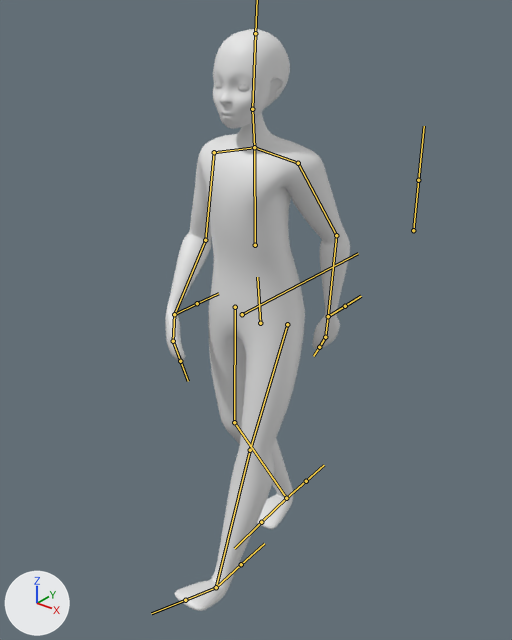
An edit to the FBX model Assets/Models/Mateys/standard human.fbx, drawn before and after from the same camera.
The view is the same before and after, from a 50 mm lens placed at (1.131, -1.354, 1.716), pointed at (-0.002, 0.063, 0.837). Every picture has the same lights, and +X, +Y and +Z are marked at lower left. Both versions are drawn at frame 1 of the action 'Armature|Walk'; the numbers are the values there. The bones that bend it are drawn over the model as lines.

Names of what the first picture shows: 'body', 'ears', 'eyes', 'retopology'.
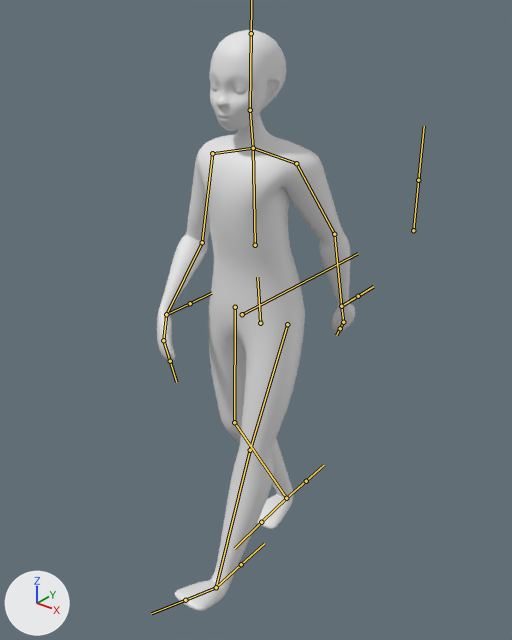
The change in detail:
Bone 'chest' (bone_chest) turns from (6, 0, -1) to (8, 0, -1) degrees about its own x, y and z.
Bone 'arm0.L' (bone_arm0_l) turns from (-71, 38, -24) to (-73, 37, -25) degrees about its own x, y and z.
Bone 'arm1.L' (bone_arm1_l) turns from (6, 2, -31) to (3, 0, -14) degrees about its own x, y and z.
Bone 'arm0.R' (bone_arm0_r) turns from (-61, -12, 20) to (-59, -8, 20) degrees about its own x, y and z.

Boxes (x1, y1, x2, y2) around the edits, measured in the pictures (512 x 640 px):
'body', posed (7% wider)
    before: (165, 113, 350, 611)
    after: (157, 113, 355, 611)
'retopology', posed
    before: (213, 29, 290, 129)
    after: (209, 30, 287, 131)
'ears', posed
    before: (268, 78, 283, 100)
    after: (265, 79, 280, 101)
'eyes', posed
    before: (215, 81, 250, 92)
    after: (212, 84, 246, 94)
bone 'chest', root to tip
    before: (255, 245) to (254, 147)
    after: (255, 245) to (253, 148)
bone 'arm0.L', root to tip
    before: (298, 163) to (336, 235)
    after: (296, 163) to (334, 234)
bone 'arm1.L', root to tip
    before: (336, 235) to (328, 316)
    after: (334, 234) to (341, 306)
bone 'arm0.R', root to tip
    before: (214, 152) to (205, 240)
    after: (212, 153) to (202, 242)
